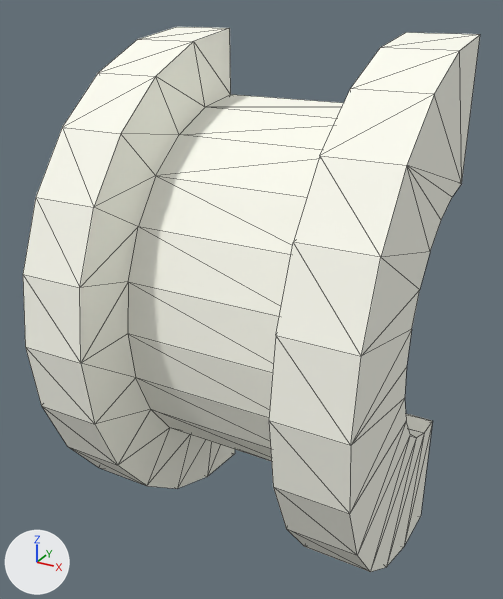
What one commit did to the OBJ model pyweek26/models/game/section_275.obj.
One viewpoint serves both versions: a 50 mm lens placed at (12.56, -10.04, 4.49), pointed at (8.04, -1.82, 0.38). Lighting does not change. The marker at lower left points along +X, +Y and +Z. Mesh edges are drawn as thin lines. Where no turn or scale is listed for an object, it has been applied to the vertices. Vertices at the same position are counted once.

The older version as bpy lines, for what is in view:
```python
me_section_275 = bpy.data.meshes.new('section_275')
me_section_275.from_pydata(...)  # 104 vertices, 204 faces; spans x 5.66..10.47, y -4.0..0.0, z -4.0..4.0
me_section_275.materials.append(mat_material_pipe)  # white #fffff3
ob_section_275 = bpy.data.objects.new('section_275', me_section_275)
ob_section_275.location = (0.0, 0.0, 0.0)
```
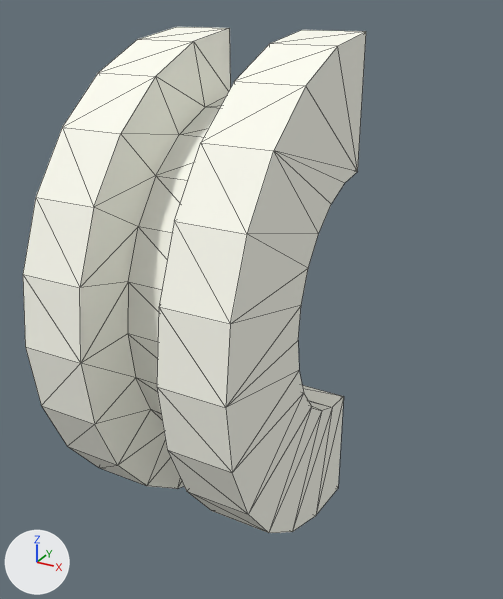
The newer file is also turned or shifted as a whole; pictures and numbers use the older file's frame.

Edits to the bpy script that builds the scene:
```text
Change me_section_275:
    used by ob_section_275; location = (0.0, 0.0, 0.0)
    remove me_section_275.from_pydata(...)  # 104 vertices, 204 faces; spans x 5.66..10.47, y -4.0..0.0, z -4.0..4.0
    add me_section_275.from_pydata(...)  # 104 vertices, 204 faces; spans x 5.66..8.89, y -4.0..0.0, z -4.0..4.0
    me_section_275 part 1
    4 vertices are removed from x 10.47, y -4.0..-1.41, z 0.0..2.0
    28 faces are deleted
    46 vertices in x 9.47..10.47, y -4.0..0.0, z -4.0..4.0 move by (-1.58, 0.0, 0.0)
    2 vertices move from x 10.47, y -1.93..-1.73, z 0.52..1.0 to x 8.89, y -2.0..-1.93, z 0.0..0.52
    4 vertices are added at (8.89, -1.73, 1.0), (8.89, -1.41, 1.41), (8.89, -3.46, 2.0), (8.89, -4.0, 0.0)
    28 new faces join them
```

Where the change shows, as pixel boxes [x1, y1, x2, y2] in the pictures (503 x 599 px; the box of a moved part takes in the faces that stretch with it):
'section_275', reshaped (25% narrower, 7% shorter): before [23, 27, 480, 572]; after [23, 27, 366, 533]
part 1 of me_section_275, moved or reshaped: before [26, 32, 480, 572]; after [26, 30, 366, 533]
